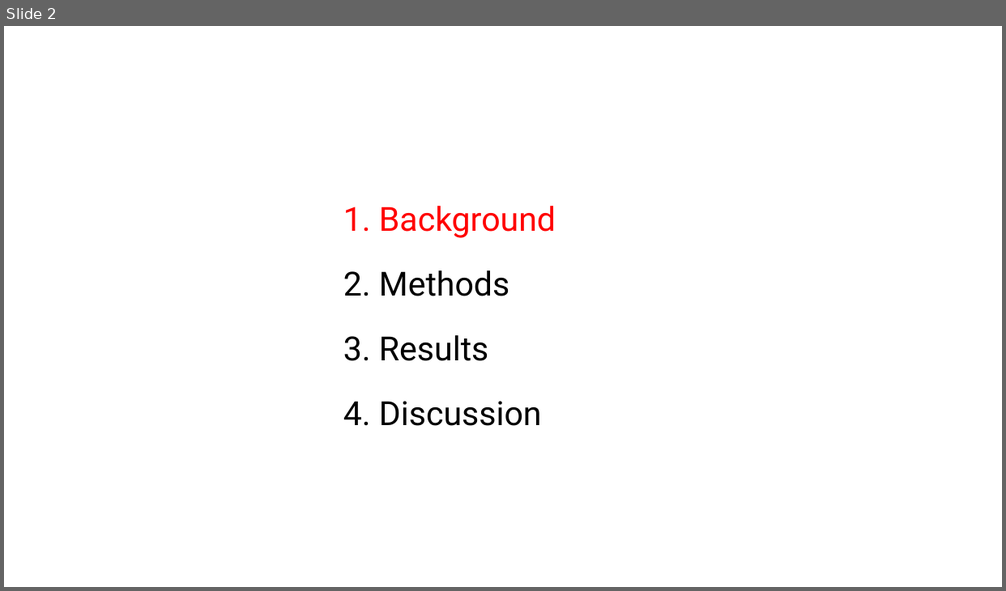
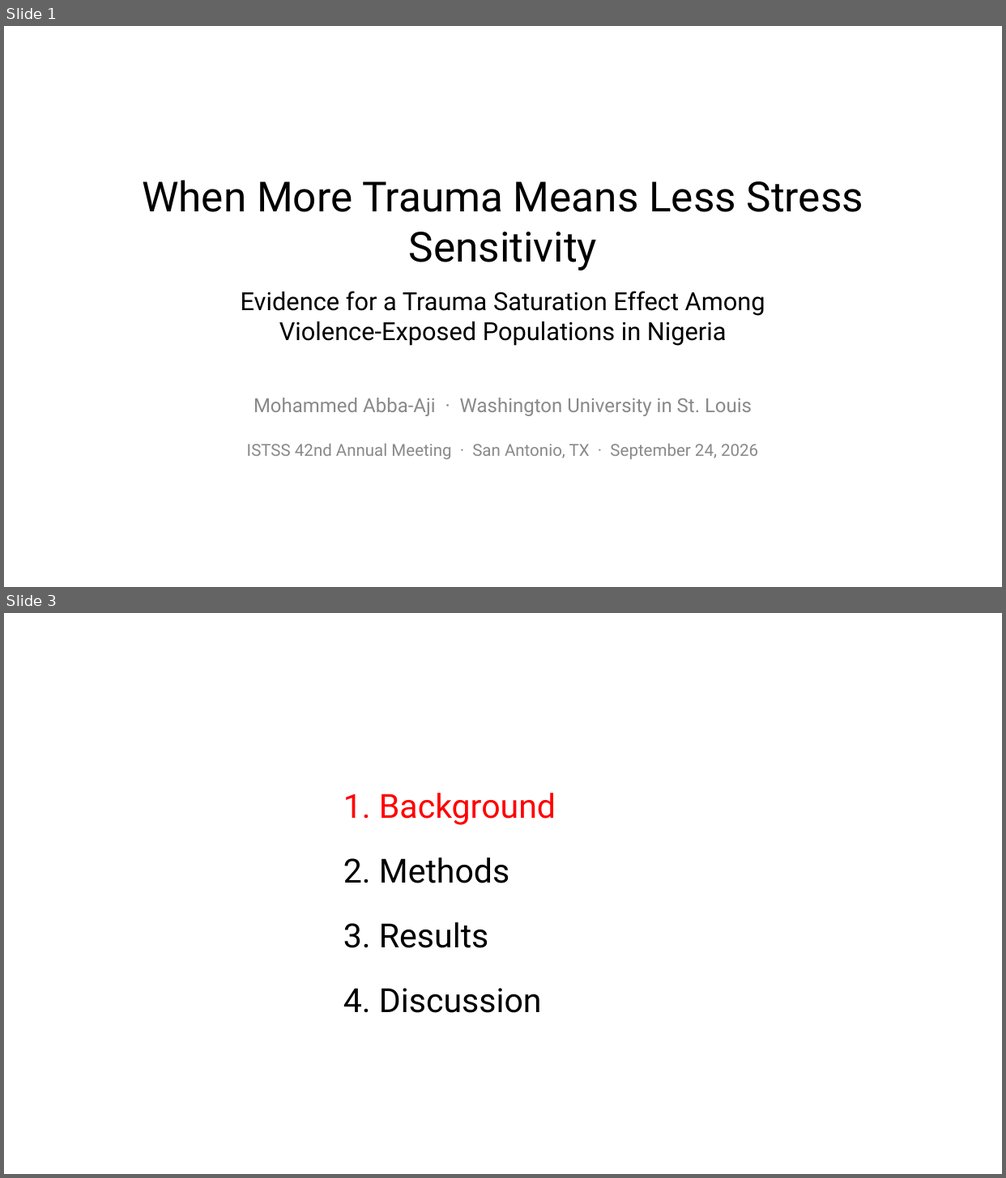
Before and after one commit to MrMoh19/speechify-personal, a slide deck: projects/marvin-stress-trauma/istss_trauma_saturation.pptx. Shown one above the other, each under a label of ours: slide 2 before the commit, slides 1 and 3 after it; the slides between them are not shown. The pictures are 1006x591 and 1006x1178 pixels, drawn with LibreOffice and Linux fonts; fonts in the diff are those of the drawing. Boxes give left, top, right and bottom in pixels: in the first picture for what was removed or moved away, otherwise in the second. Text is boxed around its words. In the diff, an @@ line names an element or a change of style, - is before the commit and + after.

```diff
--- a/projects/marvin-stress-trauma/istss_trauma_saturation.pptx
+++ b/projects/marvin-stress-trauma/istss_trauma_saturation.pptx
@@ slide 1 added at [4, 26, 1002, 587], background #FFFFFF @@
@@ text added at [142, 180, 863, 271], 30 pt, text #000000 @@
+When More Trauma Means Less Stress Sensitivity
@@ text added at [241, 291, 765, 346], 18 pt, text #000000 @@
+Evidence for a Trauma Saturation Effect Among
+Violence-Exposed Populations in Nigeria
@@ text added at [253, 398, 752, 416], 14 pt, text #898989 @@
+Mohammed Abba-Aji · Washington University in St. Louis
@@ text added at [247, 443, 758, 459], 12 pt, text #898989 @@
+ISTSS 42nd Annual Meeting · San Antonio, TX · September 24, 2026
@@ what was slide 2 is now slide 3 @@
```
Also in this commit, not shown: 1 slide changed, 1 other slide added, 1 slide removed, 1 other file.
